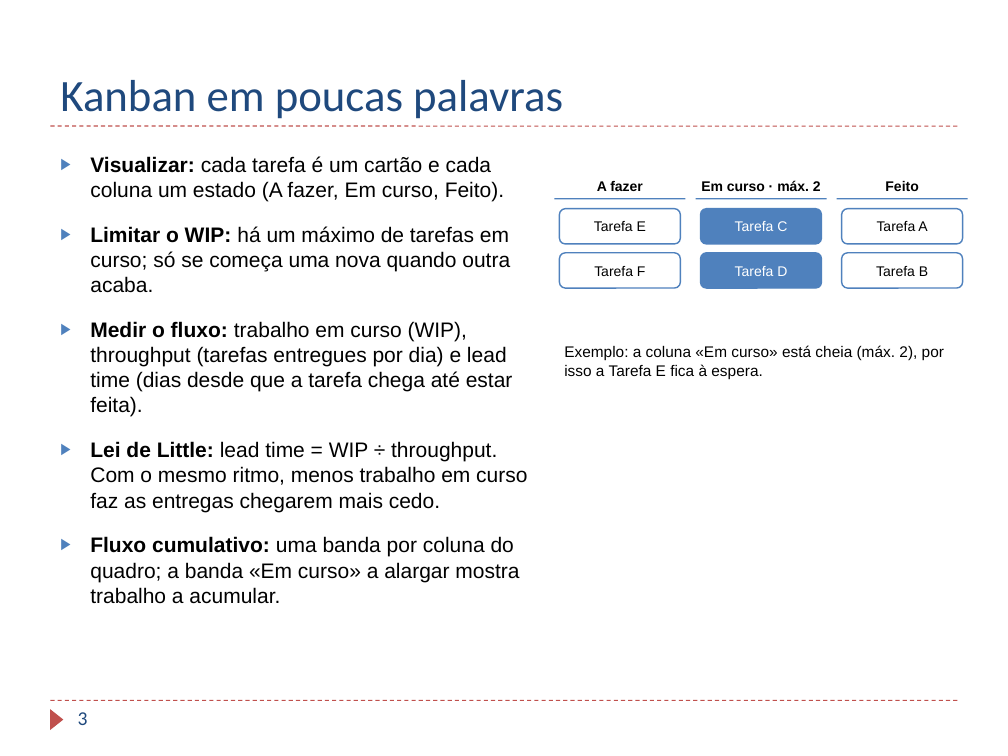
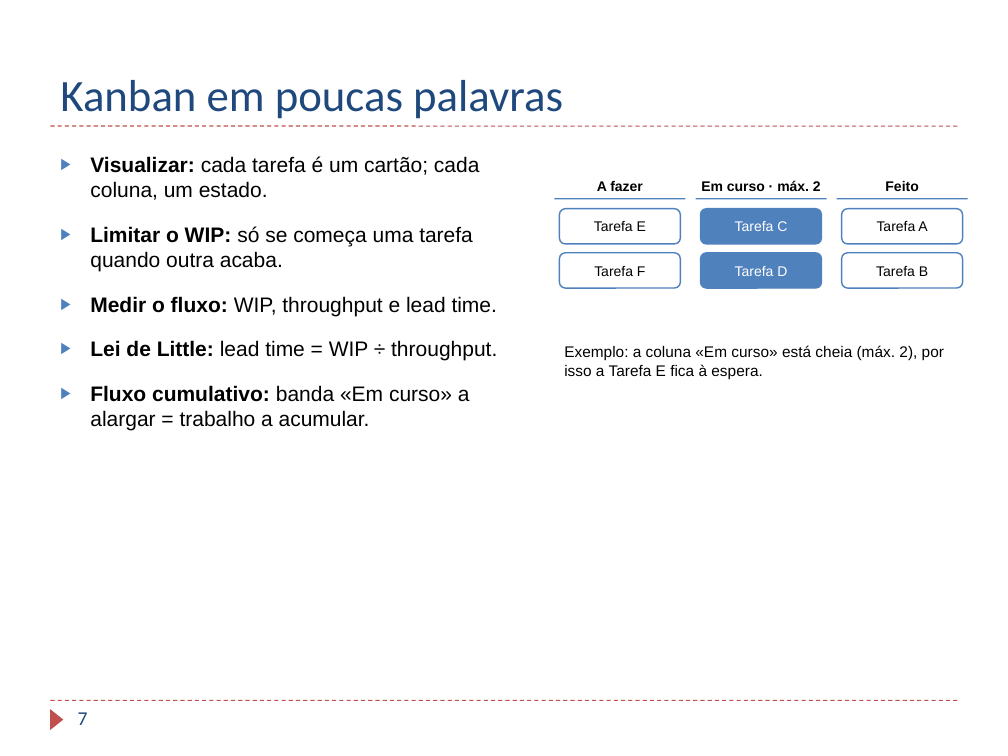
Before and after one commit to TaniaBmGuedes/MDS-TP4, a slide deck: slide 7 of entrega/07_Apresentacao_Final.pptx (slide 3 before the commit). Drawn at 1008x756 pixels with LibreOffice and Linux fonts; fonts in the diff are those of the drawing; background and template pictures are left out. Boxes give left, top, right and bottom in pixels: in the first picture for what was removed or moved away, otherwise in the second. Text is boxed around its words. In the diff, an @@ line names an element or a change of style, - is before the commit and + after.

Commit message:
Apresentação: introdução, processo com prints do Jira e do GitHub, dailies e menos texto por slide

```diff
--- a/entrega/07_Apresentacao_Final.pptx
+++ b/entrega/07_Apresentacao_Final.pptx
@@ text at (90,156,497,431): text changed @@
-▶ Visualizar: cada tarefa é um cartão e cada coluna um estado (A fazer, Em curso, Feito).
-▶ Limitar o WIP: há um máximo de tarefas em curso; só se começa uma nova quando outra acaba.
-▶ Medir o fluxo: trabalho em curso (WIP), throughput (tarefas entregues por dia) e lead time (dias desde que a tarefa chega até estar feita).
-▶ Lei de Little: lead time = WIP ÷ throughput. Com o mesmo ritmo, menos trabalho em curso faz as entregas chegarem mais cedo.
-▶ Fluxo cumulativo: uma banda por coluna do quadro; a banda «Em curso» a alargar mostra trabalho a acumular.
+▶ Visualizar: cada tarefa é um cartão; cada coluna, um estado.
+▶ Limitar o WIP: só se começa uma tarefa quando outra acaba.
+▶ Medir o fluxo: WIP, throughput e lead time.
+▶ Lei de Little: lead time = WIP ÷ throughput.
+▶ Fluxo cumulativo: banda «Em curso» a alargar = trabalho a acumular.
@@ page number at (78,712,88,725): text changed @@
-3
+7
```
Also in this commit, not shown: 6 other slides changed, 4 slides added.
